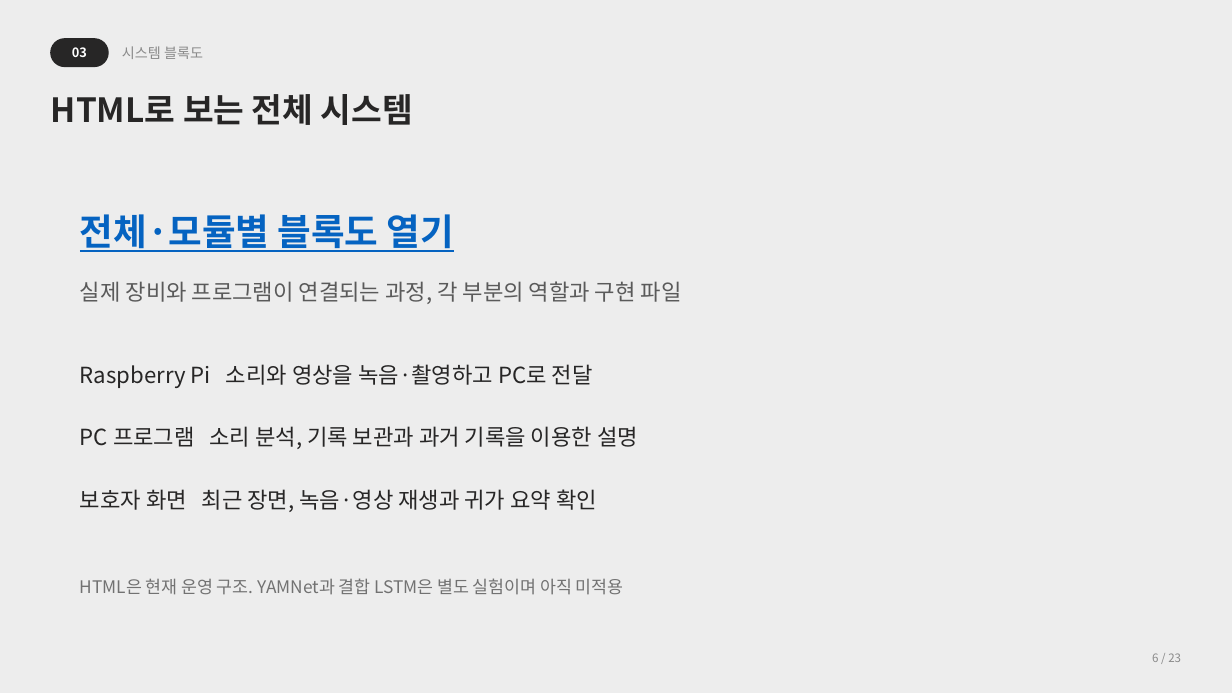
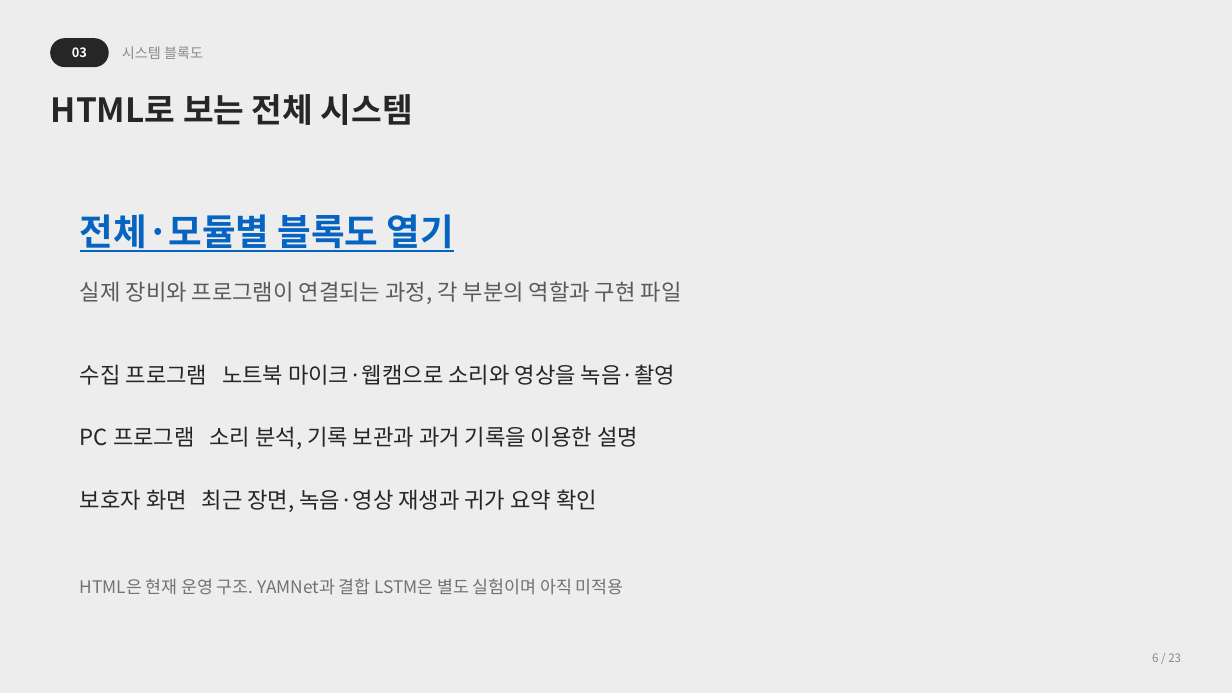
Before and after one commit to wuerphe39/capstone_really, a slide deck: slide 6 of docs/presentation/PetMind_3주차발표자료.pptx. Drawn at 1232x693 pixels with LibreOffice and Linux fonts; fonts in the diff are those of the drawing. Boxes give left, top, right and bottom in pixels: in the first picture for what was removed or moved away, otherwise in the second. Text is boxed around its words. In the diff, an @@ line names an element or a change of style, - is before the commit and + after.

```diff
--- a/docs/presentation/PetMind_3주차발표자료.pptx
+++ b/docs/presentation/PetMind_3주차발표자료.pptx
@@ text at box(80, 364, 675, 385): text changed @@
-Raspberry Pi 소리와 영상을 녹음·촬영하고 PC로 전달
+수집 프로그램 노트북 마이크·웹캠으로 소리와 영상을 녹음·촬영
```
Also in this commit, not shown: 4 other slides changed, 4 other files.
